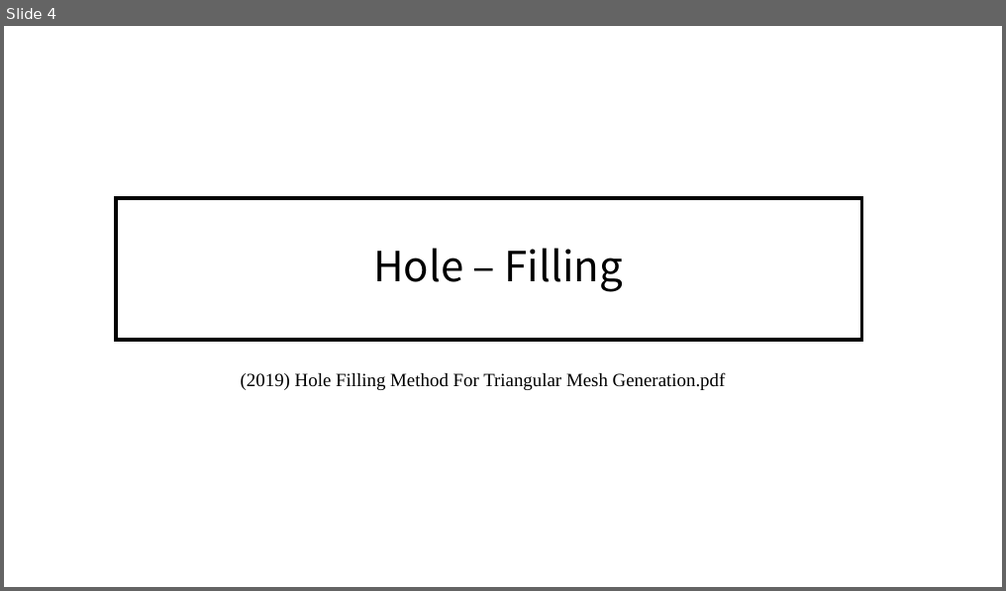
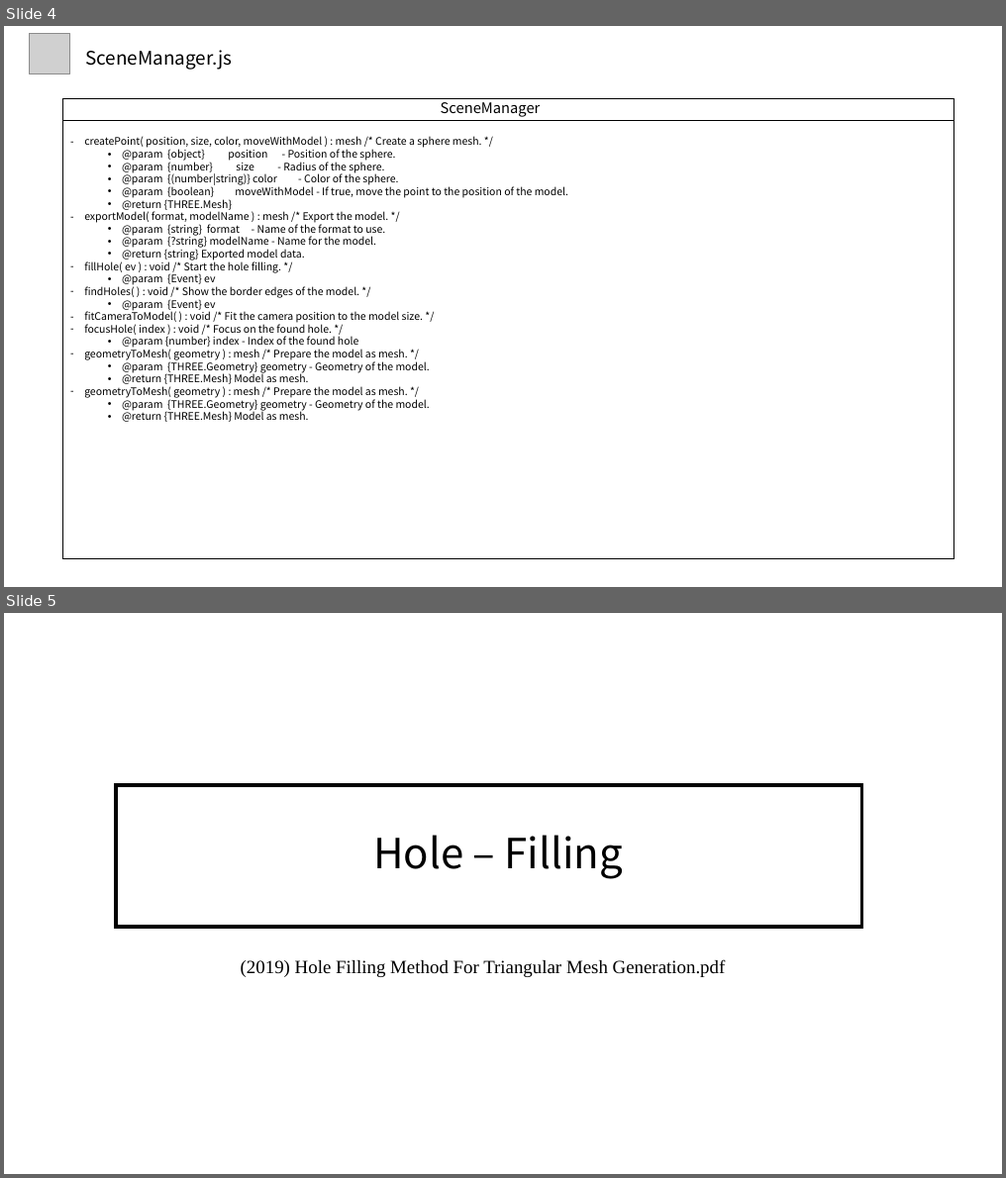
Before and after one commit to alexchun78/threeJS-holeFilling, a slide deck: (코드분석) WebGL Hole Filling.pptx. Shown one above the other, each under a label of ours: slide 4 before the commit, slides 4 and 5 after it. The pictures are 1006x591 and 1006x1178 pixels, drawn with LibreOffice and Linux fonts; fonts in the diff are those of the drawing; grey boxes stand for pictures. Boxes give left, top, right and bottom in pixels: in the first picture for what was removed or moved away, otherwise in the second. Text is boxed around its words. In the diff, an @@ line names an element or a change of style, - is before the commit and + after.

```diff
--- a/(코드분석) WebGL Hole Filling.pptx
+++ b/(코드분석) WebGL Hole Filling.pptx
@@ slide 4 added at <box>4,26,1002,587</box>, background #FFFFFF @@
@@ picture added at <box>30,34,70,74</box> @@
@@ text added at <box>86,50,233,70</box>, 18 pt, text #000000 @@
+SceneManager.js
@@ rectangle added at <box>63,98,954,560</box>, outline #000000 0.5 pt @@
@@ text added at <box>441,98,541,117</box>, 14 pt, text #000000 @@
+SceneManager
@@ line added from (63, 121) to (954, 121), #000000 0.5 pt @@
@@ text added at <box>84,136,568,422</box>, 10 pt, text #000000 @@
+– createPoint( position, size, color, moveWithModel ) : mesh /* Create a sphere mesh. */
+  • @param {object} position - Position of the sphere.
+  • @param {number} size - Radius of the sphere.
+  • @param {(number|string)} color - Color of the sphere.
+  • @param {boolean} moveWithModel - If true, move the point to the position of the model.
+  • @return {THREE.Mesh}
+– exportModel( format, modelName ) : mesh /* Export the model. */
+  • @param {string} format - Name of the format to use.
+  • @param {?string} modelName - Name for the model.
+  • @return {string} Exported model data.
+– fillHole( ev ) : void /* Start the hole filling. */
+  • @param {Event} ev
+– findHoles( ) : void /* Show the border edges of the model. */
+  • @param {Event} ev
+– fitCameraToModel( ) : void /* Fit the camera position to the model size. */
+– focusHole( index ) : void /* Focus on the found hole. */
+  • @param {number} index - Index of the found hole
+– geometryToMesh( geometry ) : mesh /* Prepare the model as mesh. */
+  • @param {THREE.Geometry} geometry - Geometry of the model.
+  • @return {THREE.Mesh} Model as mesh.
+– geometryToMesh( geometry ) : mesh /* Prepare the model as mesh. */
+  • @param {THREE.Geometry} geometry - Geometry of the model.
+  • @return {THREE.Mesh} Model as mesh.
@@ what was slide 4 is now slide 5 @@
```
Also in this commit, not shown: 2 slides changed.
